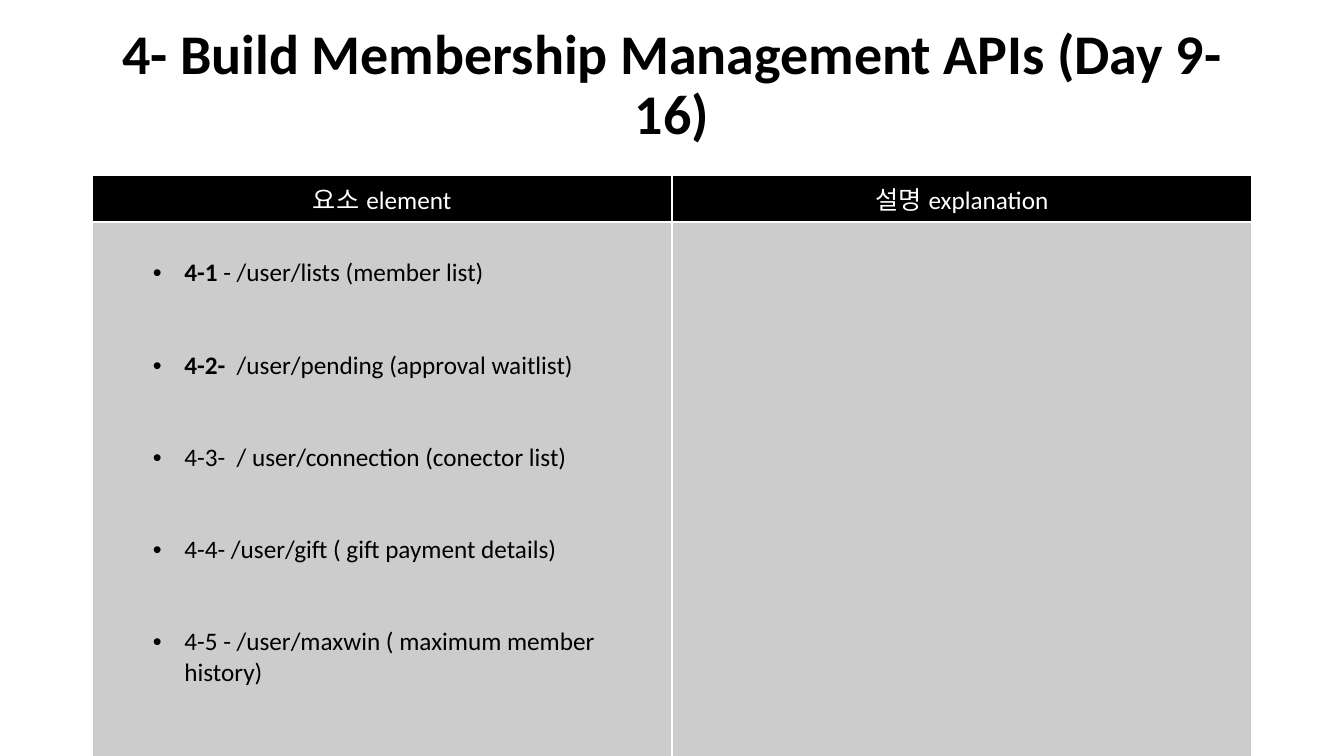
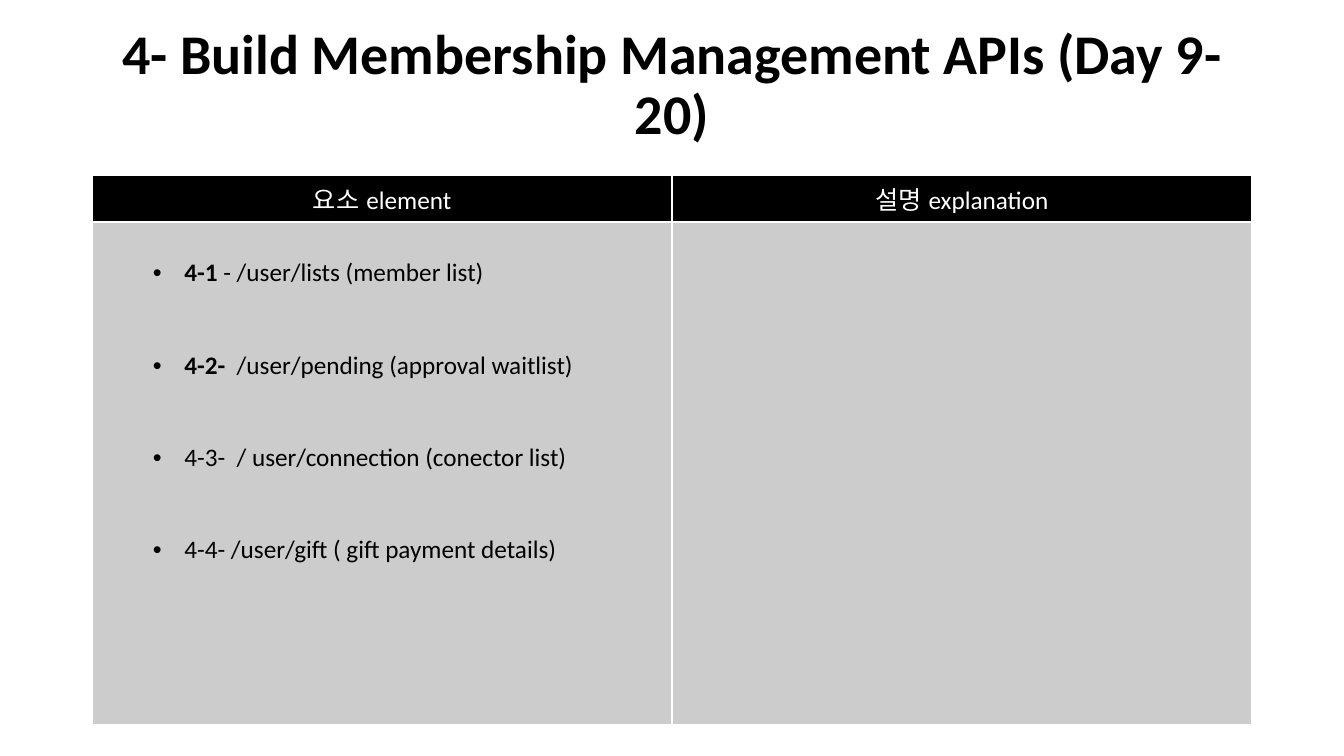
Before and after one commit to javaman37/garnet, a slide deck: slide 6 of src/main/resources/AdminPagePlanning.pptx. Drawn at 1344x756 pixels with LibreOffice and Linux fonts; fonts in the diff are those of the drawing. Boxes give left, top, right and bottom in pixels: in the first picture for what was removed or moved away, otherwise in the second. Text is boxed around its words. In the diff, an @@ line names an element or a change of style, - is before the commit and + after.

Commit message:
-add more user APIs(4-11->4-21),update plan

```diff
--- a/src/main/resources/AdminPagePlanning.pptx
+++ b/src/main/resources/AdminPagePlanning.pptx
@@ title at (x1=122, y1=32, x2=1221, y2=143): text changed @@
-4- Build Membership Management APIs (Day 9-16)
+4- Build Membership Management APIs (Day 9-20)
@@ table at (x1=93, y1=175, x2=1252, y2=710) @@
-row 2, column 1: 4-1 - /user/lists (member list) / 4-2- /user/pending (approval waitlist) / 4-3- / user/connection (conector list) / 4-4- /user/gift ( gift payment details) / 4-5 - /user/maxwin ( maximum member history)
+row 2, column 1: 4-1 - /user/lists (member list) / 4-2- /user/pending (approval waitlist) / 4-3- / user/connection (conector list) / 4-4- /user/gift ( gift payment details)
```
Also in this commit, not shown: 22 other slides changed, 3 slides added, 1 other file.
